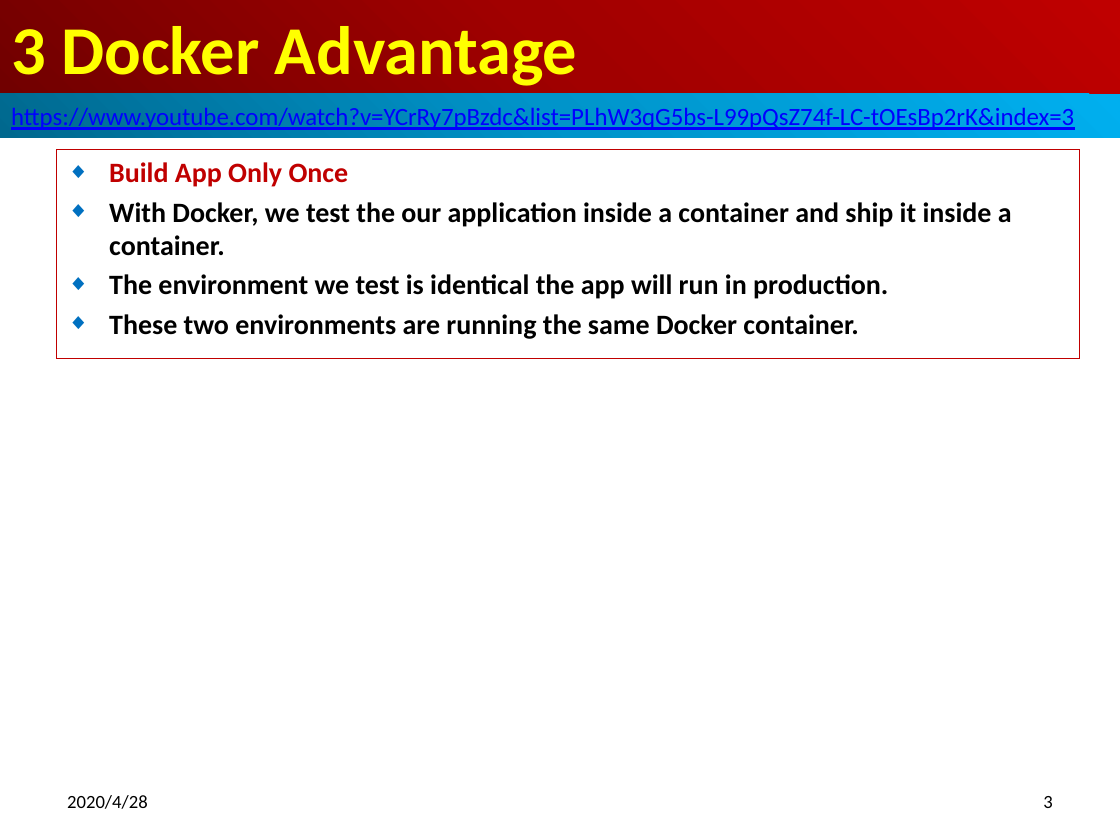
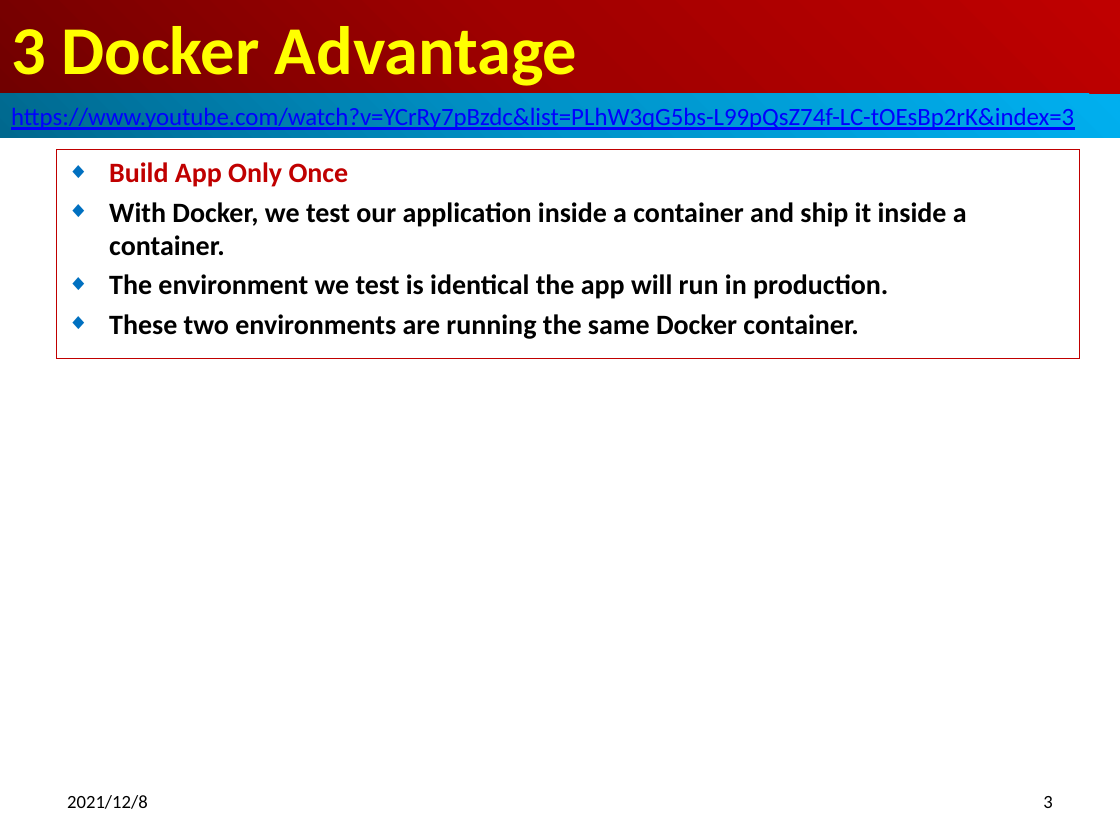
Before and after one commit to peterhchen/800-Docker, a slide deck: slide 3 of 03_Advantage.pptx. Drawn at 1120x840 pixels with LibreOffice and Linux fonts; fonts in the diff are those of the drawing. Boxes give left, top, right and bottom in pixels: in the first picture for what was removed or moved away, otherwise in the second. Text is boxed around its words. In the diff, an @@ line names an element or a change of style, - is before the commit and + after.

```diff
--- a/03_Advantage.pptx
+++ b/03_Advantage.pptx
@@ subtitle at box(109, 202, 967, 256): text changed @@
-◆ With Docker, we test the our application inside a container and ship it inside a container.
+◆ With Docker, we test our application inside a container and ship it inside a container.
@@ text at box(67, 795, 148, 809): text changed @@
-2020/4/28
+2021/12/8
```
Also in this commit, not shown: 6 other slides changed.
